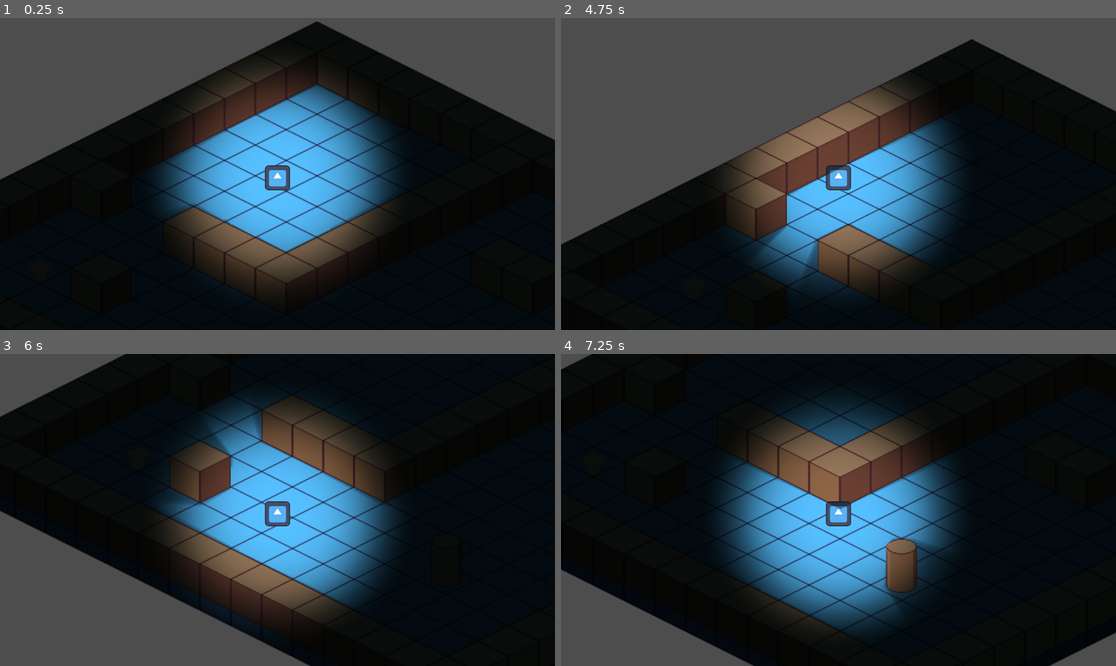
Above: before the commit, frames 1-4 (two rows, left to right).
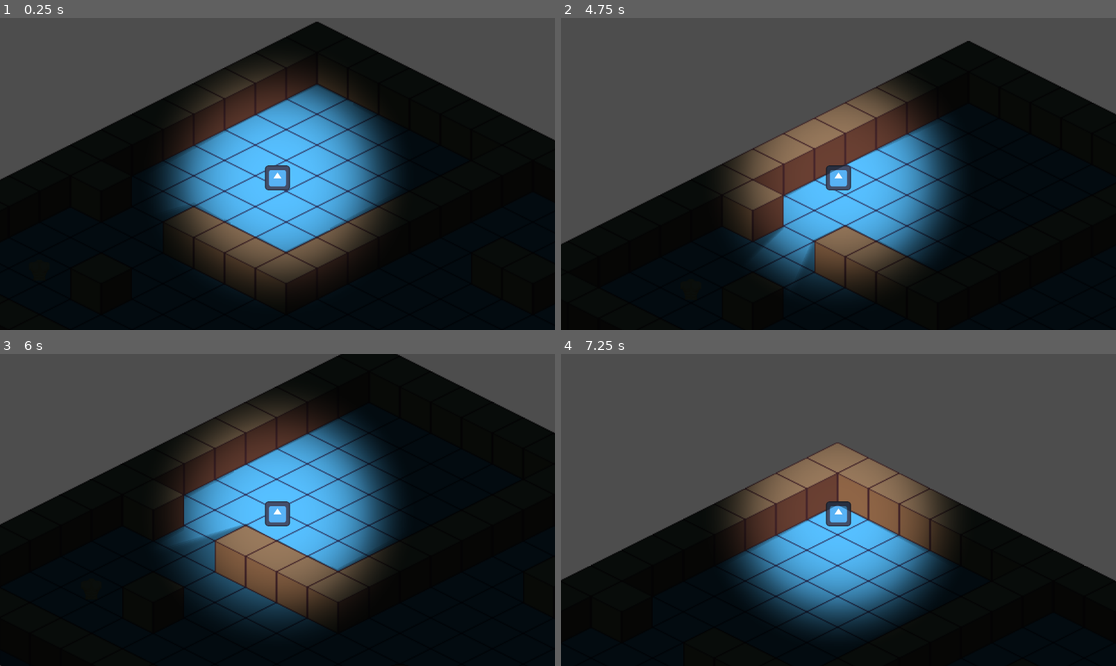
Above: after the commit, the same moments.

Repository: ekaktusz/screamjam2024
Game: Godot game, scene res://Scenes/main.tscn
Two runs of this game, one before a commit and one after it. Both use one fixed random seed, a clock stepped at 60 frames per second and the inputs below. The engine's default icon, where the game draws it, is replaced by a stand-in: a white triangle on a blue panel in a dark square.
Inputs:
- Up to frame 1 (0.25 s): no input
- Up to frame 2 (4.75 s): tap Enter at 0.5, 2.75 s; hold Right (ui_right) 0.53-1.28 s; hold E (interact) 0.53-1.28 s; hold Down (ui_down) 1.28-2.03 s; tap E (interact) at 1.35, 2.85, 4.35 s; tap Space at 2 s; hold Right (ui_right) 2.03-2.78 s; hold E (interact) 2.03-2.78 s; hold Up (ui_up) 2.78-3.53 s; hold E (interact) 3.53-4.28 s; hold Left (ui_left) from 3.53 s (still down)
- Up to frame 3 (6 s): release Left (ui_left) at 5.03 s; hold Down (ui_down) 5.03-5.78 s; hold E (interact) 5.03-5.78 s; hold Right (ui_right) from 5.78 s (still down); tap E (interact) at 5.85 s
- Up to frame 4 (7.25 s): release Right (ui_right) at 6.53 s; hold Up (ui_up) from 6.53 s (still down); hold E (interact) from 6.53 s (still down)

The runs differ from the first frame. In frame 2, 2.7% of the frame differs, in the area x 0-100%, y 6-88%; in frame 3, 45%; in frame 4, 67%, in the area x 0-100%, y 0-100%.

Commit message:
NPC scene created. NPC instance added to main scene.

Diff:
--- a/Scenes/main.tscn
+++ b/Scenes/main.tscn
@@ -1,7 +1,8 @@
-[gd_scene load_steps=6 format=4 uid="uid://ct5a81kc8suuw"]
+[gd_scene load_steps=7 format=4 uid="uid://ct5a81kc8suuw"]
 
 [ext_resource type="PackedScene" uid="uid://clflyn1b5u5hp" path="res://Scenes/canvas_modulate.tscn" id="1_cwatj"]
 [ext_resource type="PackedScene" uid="uid://cojbcgpbmq6ui" path="res://Scenes/Tilemap/tile_map_layer_ground_floor.tscn" id="1_rv4jy"]
+[ext_resource type="PackedScene" uid="uid://8g1veysh6lp3" path="res://npc.tscn" id="2_ob26p"]
 [ext_resource type="PackedScene" uid="uid://yspo5jyeg5s0" path="res://Scenes/Character/character_body_2d.tscn" id="2_ssn54"]
 [ext_resource type="PackedScene" uid="uid://u7poiyy58cwy" path="res://Scenes/Tilemap/tile_map_layer_first_floor.tscn" id="3_e2lyt"]
 [ext_resource type="PackedScene" uid="uid://bb2ai4g5a33a2" path="res://Scenes/Item/item.tscn" id="5_57x4r"]
@@ -11,6 +12,8 @@
 
 [node name="CanvasModulate" parent="." instance=ExtResource("1_cwatj")]
 color = Color(0.0403748, 0.075197, 0.0820313, 1)
+
+[node name="NPC" parent="." instance=ExtResource("2_ob26p")]
 
 [node name="Player" parent="." groups=["player"] instance=ExtResource("2_ssn54")]
 z_index = 1
--- /dev/null
+++ b/npc.tscn
@@ -0,0 +1,15 @@
+[gd_scene load_steps=3 format=3 uid="uid://8g1veysh6lp3"]
+
+[ext_resource type="Texture2D" uid="uid://cjdxrj5j1783" path="res://Scenes/priest.png" id="1_w2we6"]
+
+[sub_resource type="CapsuleShape2D" id="CapsuleShape2D_66wi0"]
+radius = 12.0
+height = 64.0
+
+[node name="NPC" type="CharacterBody2D"]
+
+[node name="Sprite2D" type="Sprite2D" parent="."]
+texture = ExtResource("1_w2we6")
+
+[node name="CollisionShape2D" type="CollisionShape2D" parent="."]
+shape = SubResource("CapsuleShape2D_66wi0")
Binary file added: Scenes/priest.png
Not shown, added: Scenes/priest.png.import
Not shown, changed: .gitignore
